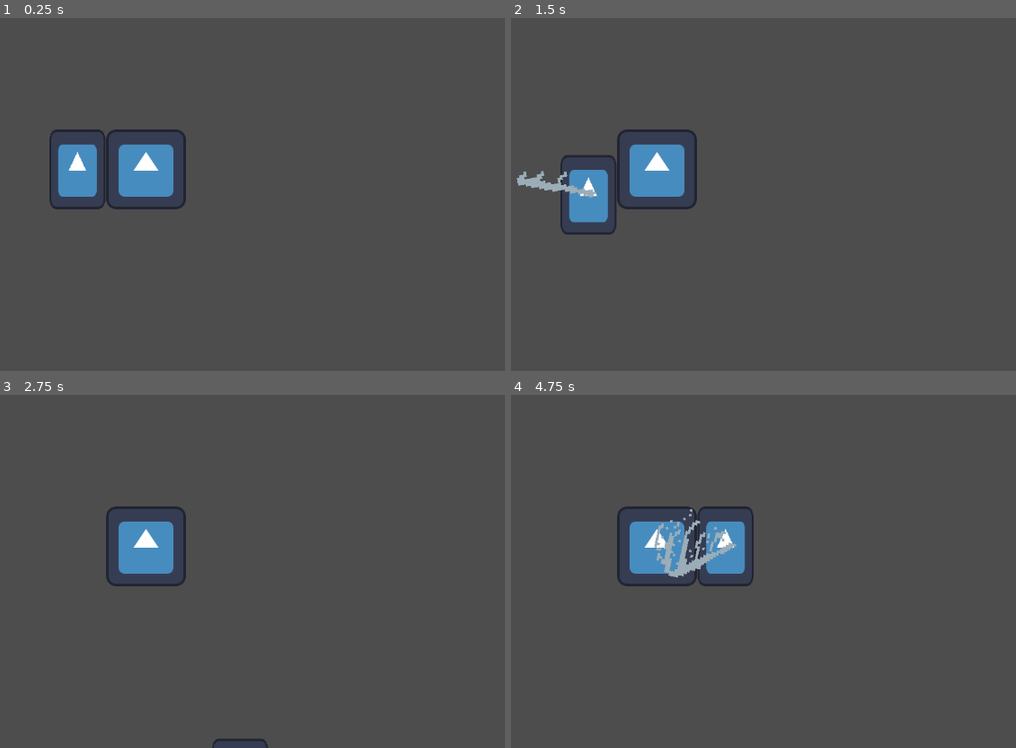
Above: before the commit, frames 1-4 (two rows, left to right).
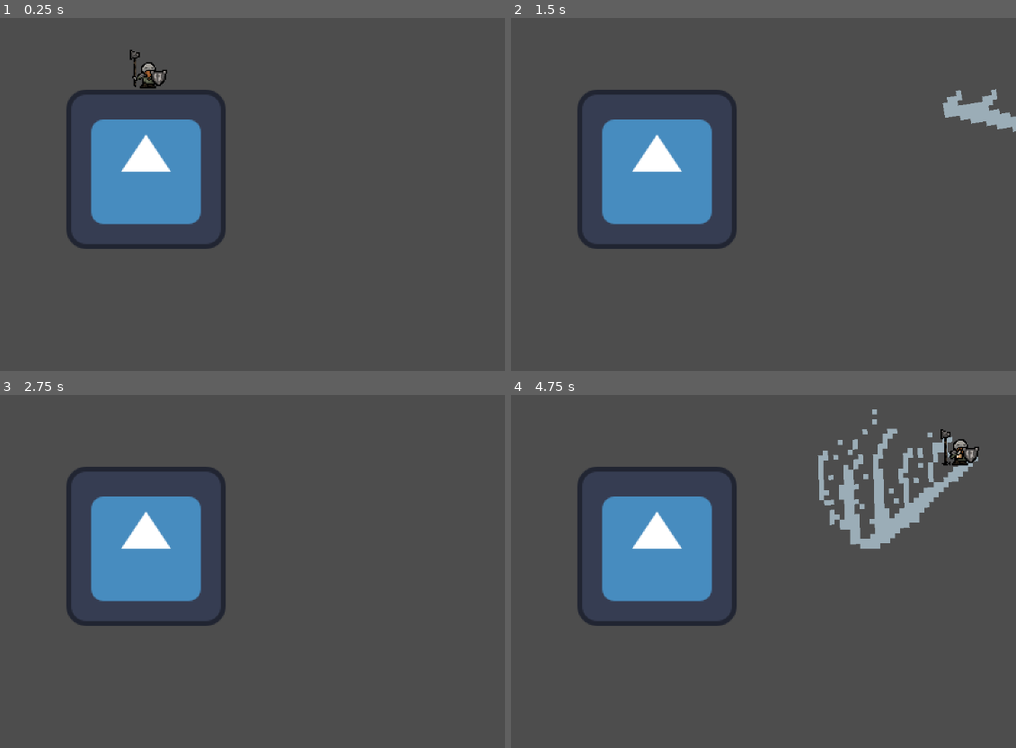
Above: after the commit, the same moments.

Repository: KxUgh/The-Absolution
Game: Godot game, scene res://main.tscn
Same seed, same stepped clock (60 frames per second), same inputs: the game is played once before the commit and once after it. The engine's default icon, where the game draws it, is replaced by a stand-in: a white triangle on a blue panel in a dark square.
Inputs (mouse positions are in pixels of both pictures, inside the frame that each line leads up to):
- Up to frame 1 (0.25 s): no input
- Up to frame 2 (1.5 s): move the mouse to (814, 148) at 0.52 s; hold D (right) 0.53-1.28 s; click (814, 148) at 0.6 s; move the mouse to (511, 190) at 1.27 s; hold S (down) from 1.28 s (still down); click (511, 190) at 1.35 s
- Up to frame 3 (2.75 s): move the mouse to (217, 458) at 2.02 s; release S (down) at 2.03 s; hold D (right) from 2.03 s (still down); click (217, 458) at 2.1 s
- Up to frame 4 (4.75 s): move the mouse to (622, 627) at 2.77 s; release D (right) at 2.78 s; hold W (up) 2.78-3.53 s; click (622, 627) at 2.85 s; move the mouse to (874, 606) at 3.52 s; hold A (left) from 3.53 s (still down); click (874, 606) at 3.6 s; move the mouse to (outside the picture) at 4.27 s; click (outside the picture) at 4.35 s

The runs differ from the first frame. In frame 1, 8.2% of the frame differs, in the area x 9-45%, y 8-66%; in frame 2, 9.0%; in frame 3, 7.1%; in frame 4, 12%, in the area x 13-93%, y 4-66%.

Commit message:
Added player model and idle animation Added folder fo main character files Decreased the size of camera to see clearly the player character

Diff:
--- /dev/null
+++ b/Main_character/player.tscn
@@ -0,0 +1,168 @@
+[gd_scene load_steps=25 format=3 uid="uid://dv80f7odxptib"]
+
+[ext_resource type="Script" path="res://Main_character/player.gd" id="1_lyb3v"]
+[ext_resource type="Texture2D" uid="uid://bv2my8cgx3ahk" path="res://Main_character/dwarf_idle.png" id="3_56bcf"]
+[ext_resource type="PackedScene" uid="uid://dlxjd57unamns" path="res://Main_character/sword.tscn" id="3_jdqdq"]
+
+[sub_resource type="RectangleShape2D" id="RectangleShape2D_2r00u"]
+size = Vector2(12, 20)
+
+[sub_resource type="AtlasTexture" id="AtlasTexture_7yq6k"]
+atlas = ExtResource("3_56bcf")
+region = Rect2(0, 0, 32, 32)
+
+[sub_resource type="AtlasTexture" id="AtlasTexture_gymbf"]
+atlas = ExtResource("3_56bcf")
+region = Rect2(32, 0, 32, 32)
+
+[sub_resource type="AtlasTexture" id="AtlasTexture_7l8a6"]
+atlas = ExtResource("3_56bcf")
+region = Rect2(64, 0, 32, 32)
+
+[sub_resource type="AtlasTexture" id="AtlasTexture_857pm"]
+atlas = ExtResource("3_56bcf")
+region = Rect2(96, 0, 32, 32)
+
+[sub_resource type="AtlasTexture" id="AtlasTexture_yo1lk"]
+atlas = ExtResource("3_56bcf")
+region = Rect2(128, 0, 32, 32)
+
+[sub_resource type="AtlasTexture" id="AtlasTexture_dexf8"]
+atlas = ExtResource("3_56bcf")
+region = Rect2(160, 0, 32, 32)
+
+[sub_resource type="AtlasTexture" id="AtlasTexture_qeabi"]
+atlas = ExtResource("3_56bcf")
+region = Rect2(192, 0, 32, 32)
+
+[sub_resource type="AtlasTexture" id="AtlasTexture_7pscs"]
+atlas = ExtResource("3_56bcf")
+region = Rect2(224, 0, 32, 32)
+
+[sub_resource type="AtlasTexture" id="AtlasTexture_topc3"]
+atlas = ExtResource("3_56bcf")
+region = Rect2(256, 0, 32, 32)
+
+[sub_resource type="AtlasTexture" id="AtlasTexture_ngmo3"]
+atlas = ExtResource("3_56bcf")
+region = Rect2(288, 0, 32, 32)
+
+[sub_resource type="AtlasTexture" id="AtlasTexture_818ap"]
+atlas = ExtResource("3_56bcf")
+region = Rect2(320, 0, 32, 32)
+
+[sub_resource type="AtlasTexture" id="AtlasTexture_vhi0n"]
+atlas = ExtResource("3_56bcf")
+region = Rect2(352, 0, 32, 32)
+
+[sub_resource type="AtlasTexture" id="AtlasTexture_r23ha"]
+atlas = ExtResource("3_56bcf")
+region = Rect2(384, 0, 32, 32)
+
+[sub_resource type="AtlasTexture" id="AtlasTexture_8tjyu"]
+atlas = ExtResource("3_56bcf")
+region = Rect2(416, 0, 32, 32)
+
+[sub_resource type="AtlasTexture" id="AtlasTexture_vjayp"]
+atlas = ExtResource("3_56bcf")
+region = Rect2(448, 0, 32, 32)
+
+[sub_resource type="AtlasTexture" id="AtlasTexture_2fpui"]
+atlas = ExtResource("3_56bcf")
+region = Rect2(480, 0, 32, 32)
+
+[sub_resource type="AtlasTexture" id="AtlasTexture_2iw5g"]
+atlas = ExtResource("3_56bcf")
+region = Rect2(512, 0, 32, 32)
+
+[sub_resource type="AtlasTexture" id="AtlasTexture_e6r8y"]
+atlas = ExtResource("3_56bcf")
+region = Rect2(544, 0, 32, 32)
+
+[sub_resource type="AtlasTexture" id="AtlasTexture_185b8"]
+atlas = ExtResource("3_56bcf")
+region = Rect2(576, 0, 32, 32)
+
+[sub_resource type="SpriteFrames" id="SpriteFrames_g5bci"]
+animations = [{
+"frames": [{
+"duration": 1.0,
+"texture": SubResource("AtlasTexture_7yq6k")
+}, {
+"duration": 1.0,
+"texture": SubResource("AtlasTexture_gymbf")
+}, {
+"duration": 1.0,
+"texture": SubResource("AtlasTexture_7l8a6")
+}, {
+"duration": 1.0,
+"texture": SubResource("AtlasTexture_857pm")
+}, {
+"duration": 1.0,
+"texture": SubResource("AtlasTexture_yo1lk")
+}, {
+"duration": 1.0,
+"texture": SubResource("AtlasTexture_dexf8")
+}, {
+"duration": 1.0,
+"texture": SubResource("AtlasTexture_qeabi")
+}, {
+"duration": 1.0,
+"texture": SubResource("AtlasTexture_7pscs")
+}, {
+"duration": 1.0,
+"texture": SubResource("AtlasTexture_topc3")
+}, {
+"duration": 1.0,
+"texture": SubResource("AtlasTexture_ngmo3")
+}, {
+"duration": 1.0,
+"texture": SubResource("AtlasTexture_818ap")
+}, {
+"duration": 1.0,
+"texture": SubResource("AtlasTexture_vhi0n")
+}, {
+"duration": 1.0,
+"texture": SubResource("AtlasTexture_r23ha")
+}, {
+"duration": 1.0,
+"texture": SubResource("AtlasTexture_8tjyu")
+}, {
+"duration": 1.0,
+"texture": SubResource("AtlasTexture_vjayp")
+}, {
+"duration": 1.0,
+"texture": SubResource("AtlasTexture_2fpui")
+}, {
+"duration": 1.0,
+"texture": SubResource("AtlasTexture_2iw5g")
+}, {
+"duration": 1.0,
+"texture": SubResource("AtlasTexture_e6r8y")
+}, {
+"duration": 1.0,
+"texture": SubResource("AtlasTexture_185b8")
+}],
+"loop": true,
+"name": &"default",
+"speed": 3.0
+}]
+
+[node name="Player" type="CharacterBody2D" node_paths=PackedStringArray("weapon")]
+script = ExtResource("1_lyb3v")
+speed = 500.0
+acceleration = 5.0
+weapon = NodePath("Sword")
+attack_cooldown = 0.5
+
+[node name="CollisionShape2D" type="CollisionShape2D" parent="."]
+position = Vector2(2, -10)
+shape = SubResource("RectangleShape2D_2r00u")
+
+[node name="Sword" parent="." instance=ExtResource("3_jdqdq")]
+
+[node name="AnimatedSprite2D" type="AnimatedSprite2D" parent="."]
+position = Vector2(2, -15)
+sprite_frames = SubResource("SpriteFrames_g5bci")
+autoplay = "default"
+frame_progress = 0.540025
--- a/slash.tscn
+++ b/Main_character/slash.tscn
@@ -1,7 +1,7 @@
 [gd_scene load_steps=11 format=3 uid="uid://dwsclgjodu1x2"]
 
-[ext_resource type="Texture2D" uid="uid://bp8n8igocm65b" path="res://slash.png" id="1_1tbr3"]
-[ext_resource type="Script" path="res://slash.gd" id="1_a0lvk"]
+[ext_resource type="Texture2D" uid="uid://bp8n8igocm65b" path="res://Main_character/slash.png" id="1_1tbr3"]
+[ext_resource type="Script" path="res://Main_character/slash.gd" id="1_a0lvk"]
 
 [sub_resource type="RectangleShape2D" id="RectangleShape2D_0wt3d"]
 size = Vector2(27.5, 159.875)
--- a/sword.tscn
+++ b/Main_character/sword.tscn
@@ -1,7 +1,7 @@
 [gd_scene load_steps=3 format=3 uid="uid://dlxjd57unamns"]
 
-[ext_resource type="Script" path="res://sword.gd" id="1_agw7x"]
-[ext_resource type="PackedScene" uid="uid://dwsclgjodu1x2" path="res://slash.tscn" id="2_ea361"]
+[ext_resource type="Script" path="res://Main_character/sword.gd" id="1_agw7x"]
+[ext_resource type="PackedScene" uid="uid://dwsclgjodu1x2" path="res://Main_character/slash.tscn" id="2_ea361"]
 
 [node name="Sword" type="Node2D" node_paths=PackedStringArray("sprite")]
 script = ExtResource("1_agw7x")
--- a/main.tscn
+++ b/main.tscn
@@ -1,21 +1,22 @@
 [gd_scene load_steps=4 format=3 uid="uid://fr21qkgimk2y"]
 
 [ext_resource type="Texture2D" uid="uid://b3nihxsijlr51" path="res://icon.svg" id="1_po7hu"]
-[ext_resource type="PackedScene" uid="uid://dv80f7odxptib" path="res://player.tscn" id="2_mdagh"]
+[ext_resource type="PackedScene" uid="uid://dv80f7odxptib" path="res://Main_character/player.tscn" id="2_mdagh"]
 
 [sub_resource type="RectangleShape2D" id="RectangleShape2D_74suc"]
 size = Vector2(130, 130)
 
 [node name="Node2D" type="Node2D"]
 
-[node name="StaticBody2D" type="StaticBody2D" parent="."]
+[node name="Sprite" type="StaticBody2D" parent="."]
 
-[node name="CollisionShape2D" type="CollisionShape2D" parent="StaticBody2D"]
+[node name="CollisionShape2D" type="CollisionShape2D" parent="Sprite"]
 shape = SubResource("RectangleShape2D_74suc")
 
-[node name="Sprite2D" type="Sprite2D" parent="StaticBody2D"]
+[node name="Sprite2D" type="Sprite2D" parent="Sprite"]
 texture = ExtResource("1_po7hu")
 
 [node name="Player" parent="." instance=ExtResource("2_mdagh")]
 
 [node name="Camera2D" type="Camera2D" parent="."]
+zoom = Vector2(2, 2)
--- a/player.tscn
+++ /dev/null
@@ -1,24 +0,0 @@
-[gd_scene load_steps=5 format=3 uid="uid://dv80f7odxptib"]
-
-[ext_resource type="Script" path="res://player.gd" id="1_lyb3v"]
-[ext_resource type="Texture2D" uid="uid://b3nihxsijlr51" path="res://icon.svg" id="2_odklq"]
-[ext_resource type="PackedScene" uid="uid://dlxjd57unamns" path="res://sword.tscn" id="3_jdqdq"]
-
-[sub_resource type="RectangleShape2D" id="RectangleShape2D_2r00u"]
-size = Vector2(90, 128)
-
-[node name="Player" type="CharacterBody2D" node_paths=PackedStringArray("weapon")]
-script = ExtResource("1_lyb3v")
-speed = 500.0
-acceleration = 5.0
-weapon = NodePath("Sword")
-attack_cooldown = 0.5
-
-[node name="CollisionShape2D" type="CollisionShape2D" parent="."]
-shape = SubResource("RectangleShape2D_2r00u")
-
-[node name="Sprite2D" type="Sprite2D" parent="."]
-scale = Vector2(0.7, 1)
-texture = ExtResource("2_odklq")
-
-[node name="Sword" parent="." instance=ExtResource("3_jdqdq")]
Renamed: attack.gd -> Main_character/attack.gd
Binary file added: Main_character/dwarf_idle.png
Not shown, added: Main_character/dwarf_idle.png.import
Renamed: player.gd -> Main_character/player.gd
Renamed: slash.gd -> Main_character/slash.gd
Renamed: slash.png -> Main_character/slash.png
Not shown, changed: Main_character/slash.png.import
Renamed: sword.gd -> Main_character/sword.gd
Renamed: weapon.gd -> Main_character/weapon.gd
